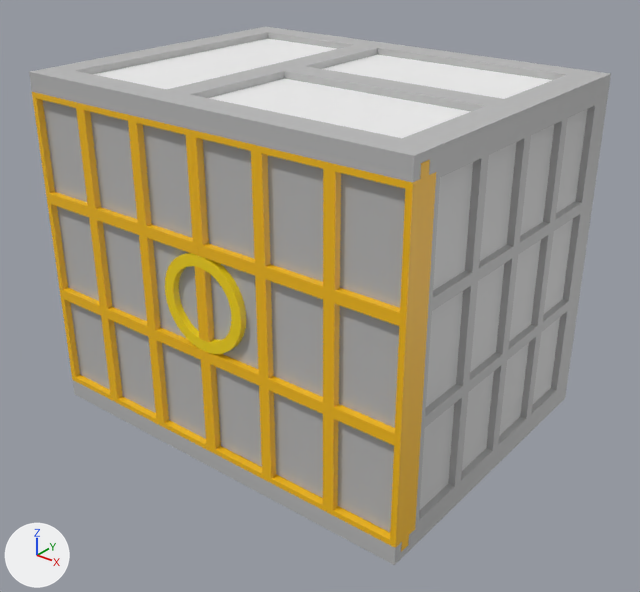
Before and after pictures for a commit that changed the glTF model public/models/shoji_box.gltf.
Camera for both pictures: a camera (50 mm lens) standing at (0.1403, -0.1748, 0.094) and looking at (0.0038, -0.0042, -0.0117). Every picture has the same lights, and +X, +Y and +Z are marked at lower left.

In view in the first picture: '65481ab20629a77206b4739e.001', '65481ab20629a77206b4739e.005', '65481ab20629a77206b4739e.006', '65481ab20629a77206b4739e.010', '65481ab20629a77206b4739e.011'.
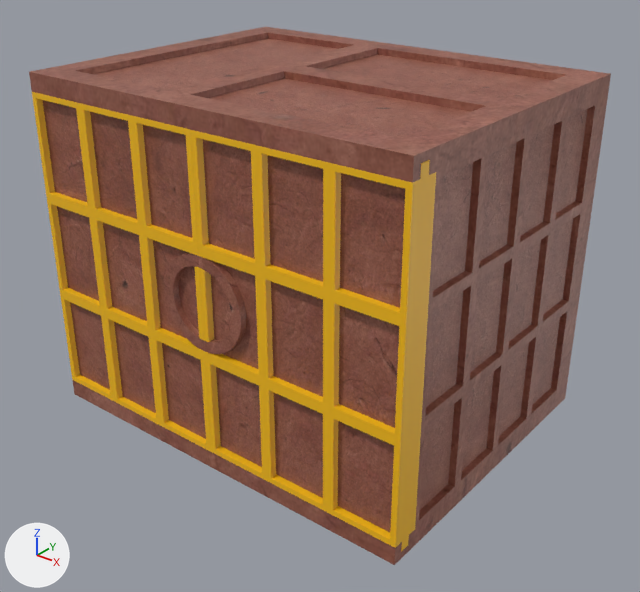
Patch to the scene script:
```diff
--- a/public/models/shoji_box.gltf.py
+++ b/public/models/shoji_box.gltf.py
@@ img_paper_recycled_001_color @@
+img_paper_recycled_001_color = load_image('Paper_Recycled_001_COLOR', '_unpacked/Paper_Recycled_001_COLOR', 1024, 1024, 'sRGB')
@@ mat_id9 @@
 mat_id9 = principled_material('ID9')
-mat_id9.base_color = (0.914, 0.914, 0.914)  # white #f5f5f5
+mat_id9.texture = img_paper_recycled_001_color
@@ mat_id16 @@
 mat_id16 = principled_material('ID16')
-mat_id16.base_color = (0.976, 0.71, 0.00392)  # yellow #fcdb0d
+mat_id16.texture = img_paper_recycled_001_color
@@ mat_id23 @@
 mat_id23 = principled_material('ID23')
-mat_id23.base_color = (0.498, 0.498, 0.498)  # grey #bbbbbb
+mat_id23.texture = img_paper_recycled_001_color
@@ mat_id37 @@
 mat_id37 = principled_material('ID37')
-mat_id37.base_color = (0.647, 0.647, 0.647)  # light grey #d2d2d2
+mat_id37.texture = img_paper_recycled_001_color
```

Where the change shows, as pixel boxes (x1, y1, x2, y2) in the pictures (640 x 592 px):
'65481ab20629a77206b4739e.006', surface changed (grey to brown)
    both: (190, 130, 436, 552)
'65481ab20629a77206b4739e.005', surface changed (grey to brown)
    both: (29, 27, 611, 565)
'65481ab20629a77206b4739e.001', surface changed (grey to brown)
    both: (32, 92, 211, 452)
'65481ab20629a77206b4739e.010', surface changed (grey to brown)
    both: (420, 109, 588, 510)
'65481ab20629a77206b4739e.011', surface changed (white to brown)
    both: (94, 39, 552, 138)
